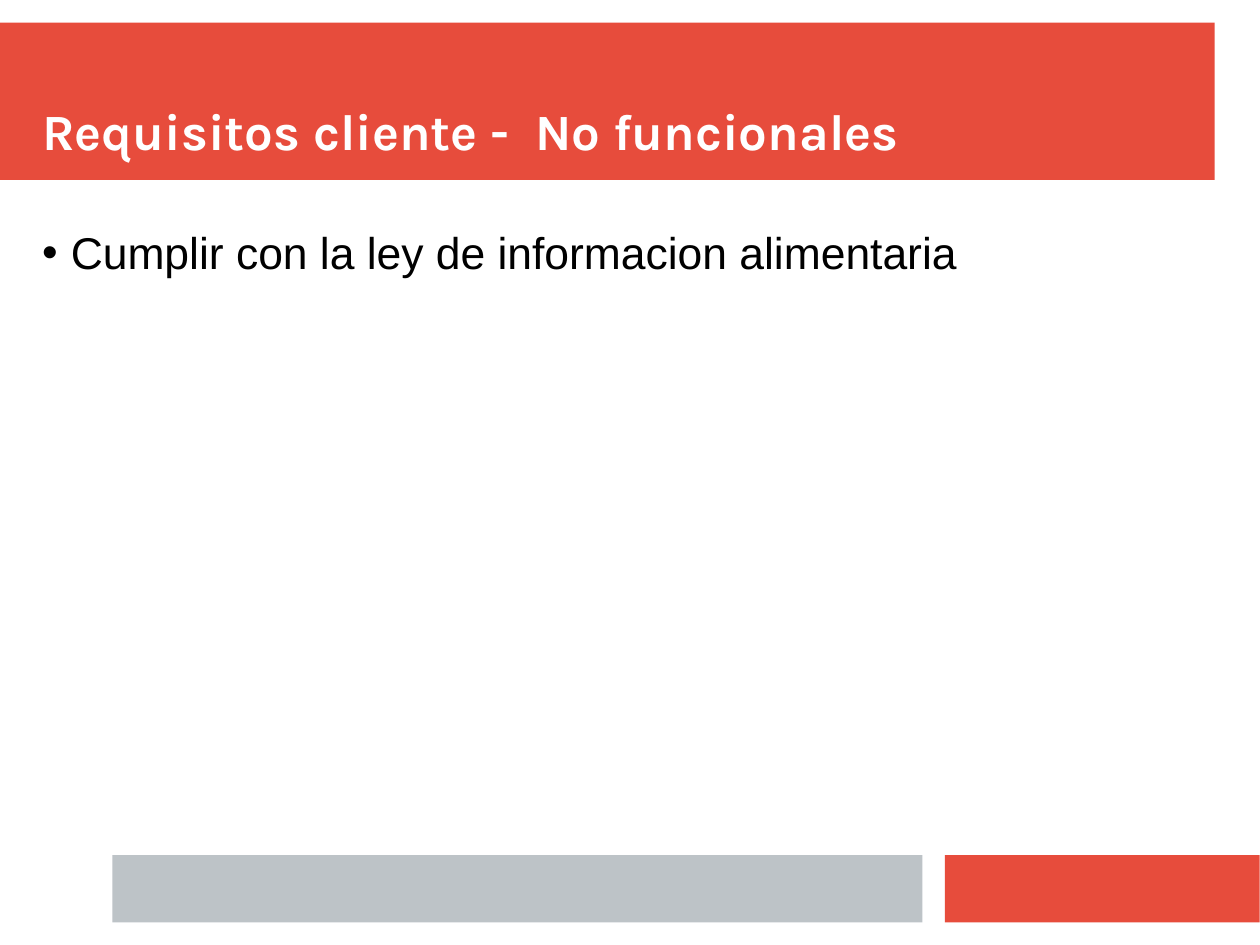
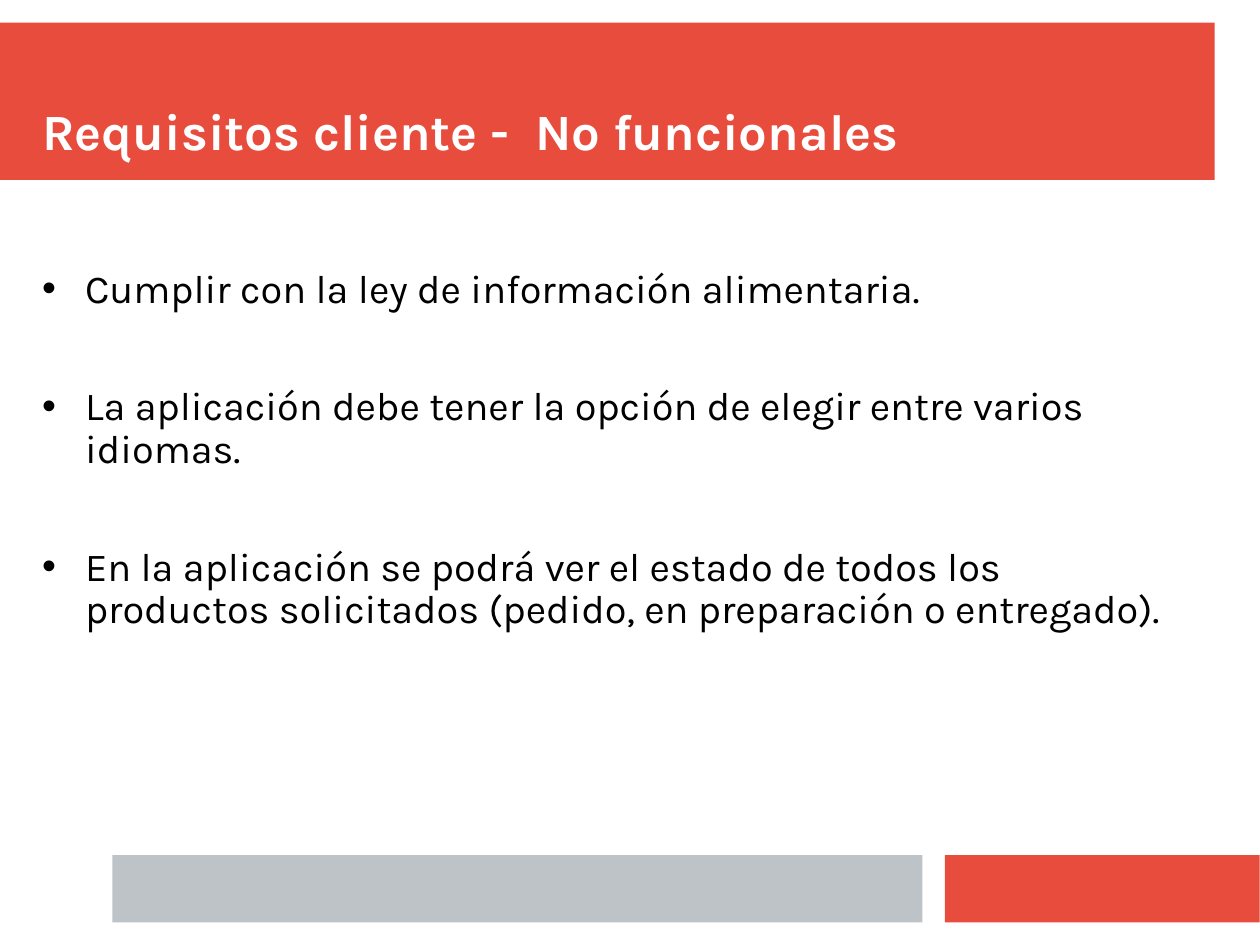
Before and after one commit to Juanba1998/APP-Restaurante, a slide deck: slide 4 of Material/Presentación/presentacion.pptx. Drawn at 1260x945 pixels with LibreOffice and Linux fonts; fonts in the diff are those of the drawing. Boxes give left, top, right and bottom in pixels: in the first picture for what was removed or moved away, otherwise in the second. Text is boxed around its words. In the diff, an @@ line names an element or a change of style, - is before the commit and + after.

```diff
--- a/Material/Presentación/presentacion.pptx
+++ b/Material/Presentación/presentacion.pptx
@@ subtitle at bbox=[85, 272, 1159, 633]: text changed; size 28 to 25 pt; font Arial to Karla @@
-• Cumplir con la ley de informacion alimentaria
+• Cumplir con la ley de información alimentaria.
+• La aplicación debe tener la opción de elegir entre varios idiomas.
+• En la aplicación se podrá ver el estado de todos los productos solicitados (pedido, en preparación o entregado).
```
Also in this commit, not shown: 5 other slides changed.
